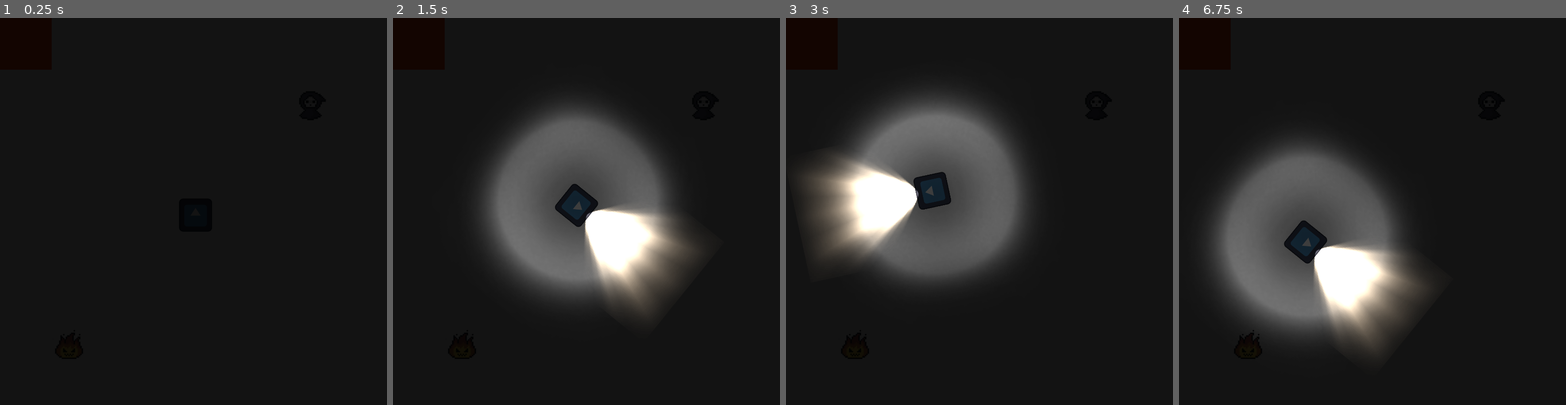
Above: before the commit, frames 1-4 (left to right).
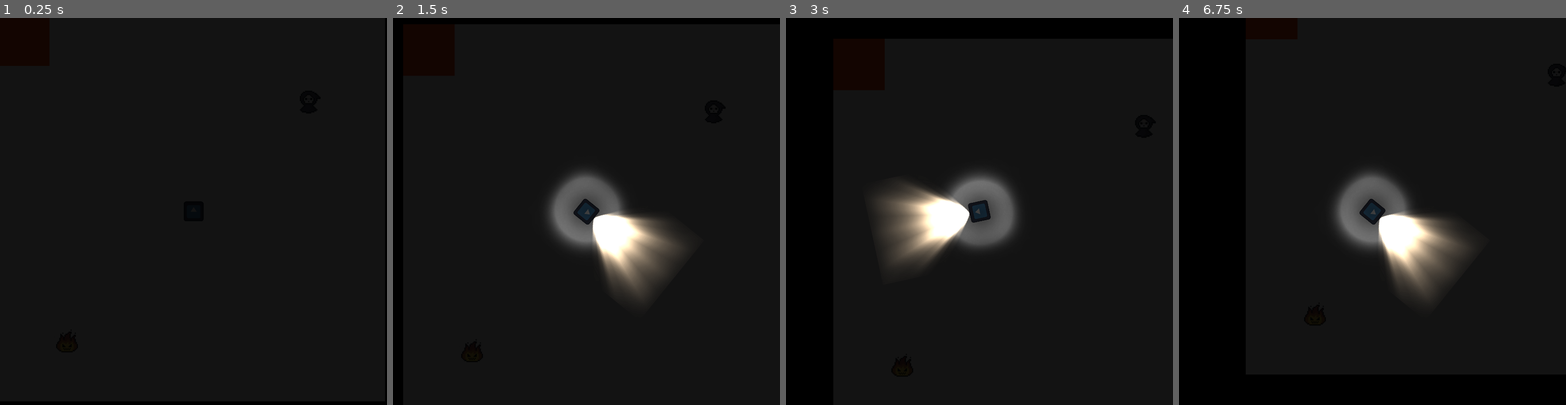
Above: after the commit, the same moments.

Repository: ankit-suman-07/GODOT-Echoes-In-Dark
Game: Godot game, scene res://scenes/level.tscn
Same seed, same stepped clock (60 frames per second), same inputs: the game is played once before the commit and once after it. The project has no main scene, so this scene is started directly. The engine's default icon, where the game draws it, is replaced by a stand-in: a white triangle on a blue panel in a dark square.
Inputs:
- Up to frame 1 (0.25 s): no input
- Up to frame 2 (1.5 s): tap Enter at 0.5 s; hold D (right) 0.53-1.28 s; tap F (flashlight) at 0.6 s; hold S (back) from 1.28 s (still down); tap Shift (sprint) at 1.35 s
- Up to frame 3 (3 s): release S (back) at 2.03 s; hold D (right) 2.03-2.78 s; tap F (flashlight) at 2.1 s; tap Space at 2.75 s; hold W (forward) from 2.78 s (still down); tap Shift (sprint) at 2.85 s
- Up to frame 4 (6.75 s): release W (forward) at 3.53 s; hold A (left) 3.53-5.03 s; tap F (flashlight) at 3.6, 5.1, 6.6 s; tap Enter at 4.25, 6.5 s; tap Shift (sprint) at 4.35, 5.85 s; tap Space at 5 s; hold S (back) 5.03-5.78 s; hold D (right) 5.78-6.53 s; hold W (forward) from 6.53 s (still down)

The runs differ from the first frame. In frame 2, 20% of the frame differs, in the area x 22-80%, y 22-78%; in frame 3, 21%; in frame 4, 25%, in the area x 3-76%, y 31-87%.

Commit message:
Camera system implemented

Diff:
--- a/scenes/enemy.tscn
+++ b/scenes/enemy.tscn
@@ -4,17 +4,17 @@
 [ext_resource type="Script" uid="uid://bquda0kvjkibg" path="res://scripts/enemy.gd" id="1_md0e3"]
 
 [sub_resource type="RectangleShape2D" id="RectangleShape2D_md0e3"]
-size = Vector2(128, 128)
+size = Vector2(80, 80)
 
 [sub_resource type="CircleShape2D" id="CircleShape2D_7p1mj"]
-radius = 384.0833
+radius = 304.42078
 
 [node name="enemy" type="CharacterBody2D" unique_id=723888187]
 script = ExtResource("1_md0e3")
 
 [node name="Sprite2D" type="Sprite2D" parent="." unique_id=1057487227]
 position = Vector2(0, -1.9073486e-06)
-scale = Vector2(0.77108437, 0.7619048)
+scale = Vector2(0.6, 0.6)
 texture = ExtResource("1_7p1mj")
 
 [node name="CollisionShape2D" type="CollisionShape2D" parent="." unique_id=690220881]
--- a/scenes/enemy_fire.tscn
+++ b/scenes/enemy_fire.tscn
@@ -5,17 +5,17 @@
 [ext_resource type="Texture2D" uid="uid://dp28vjb0dajpm" path="res://assets/lights/2.png" id="3_lo4dn"]
 
 [sub_resource type="RectangleShape2D" id="RectangleShape2D_fjh20"]
-size = Vector2(128, 128)
+size = Vector2(80, 80)
 
 [sub_resource type="CircleShape2D" id="CircleShape2D_fjh20"]
-radius = 240.1333
+radius = 192.0
 
 [node name="enemy_fire" type="CharacterBody2D" unique_id=128610201]
 script = ExtResource("1_l3e4c")
 
 [node name="Sprite2D" type="Sprite2D" parent="." unique_id=67858993]
 position = Vector2(9.536743e-07, -3.8146973e-06)
-scale = Vector2(0.77108437, 0.7619047)
+scale = Vector2(0.6, 0.6)
 texture = ExtResource("1_fjh20")
 
 [node name="CollisionShape2D" type="CollisionShape2D" parent="." unique_id=135263820]
--- a/scenes/player.tscn
+++ b/scenes/player.tscn
@@ -6,13 +6,15 @@
 [ext_resource type="Texture2D" uid="uid://dp28vjb0dajpm" path="res://assets/lights/2.png" id="4_dqkch"]
 
 [sub_resource type="CircleShape2D" id="CircleShape2D_qhqgy"]
-radius = 9.706814
+radius = 5.3333335
 
 [node name="player" type="CharacterBody2D" unique_id=214196371]
 rotation = 1.5707964
 script = ExtResource("1_3vyb7")
 
 [node name="Sprite2D" type="Sprite2D" parent="." unique_id=1119894550]
+position = Vector2(0.6683521, -0.35734606)
+scale = Vector2(0.6, 0.6)
 texture = ExtResource("2_g2els")
 
 [node name="CollisionShape2D" type="CollisionShape2D" parent="." unique_id=1789951592]
@@ -20,15 +22,20 @@
 shape = SubResource("CircleShape2D_qhqgy")
 
 [node name="flashlight" type="PointLight2D" parent="." unique_id=131714179]
-position = Vector2(-1.335144e-05, -304)
+position = Vector2(-1.0490739e-05, -240)
 rotation = 3.1415927
+scale = Vector2(0.8, 0.8)
 enabled = false
 color = Color(0.9564424, 0.832268, 0.6793663, 1)
 energy = 2.0
 texture = ExtResource("3_qhqgy")
 
 [node name="light_all_around" type="PointLight2D" parent="." unique_id=1946339389]
+position = Vector2(1.349781, 7.6293945e-06)
+scale = Vector2(0.4, 0.4)
 enabled = false
 energy = 0.8
 texture = ExtResource("4_dqkch")
 texture_scale = 2.0
+
+[node name="Camera2D" type="Camera2D" parent="." unique_id=1521892752]
Not shown, changed: README.md
Not shown, changed: docs/01-project-overview.md
